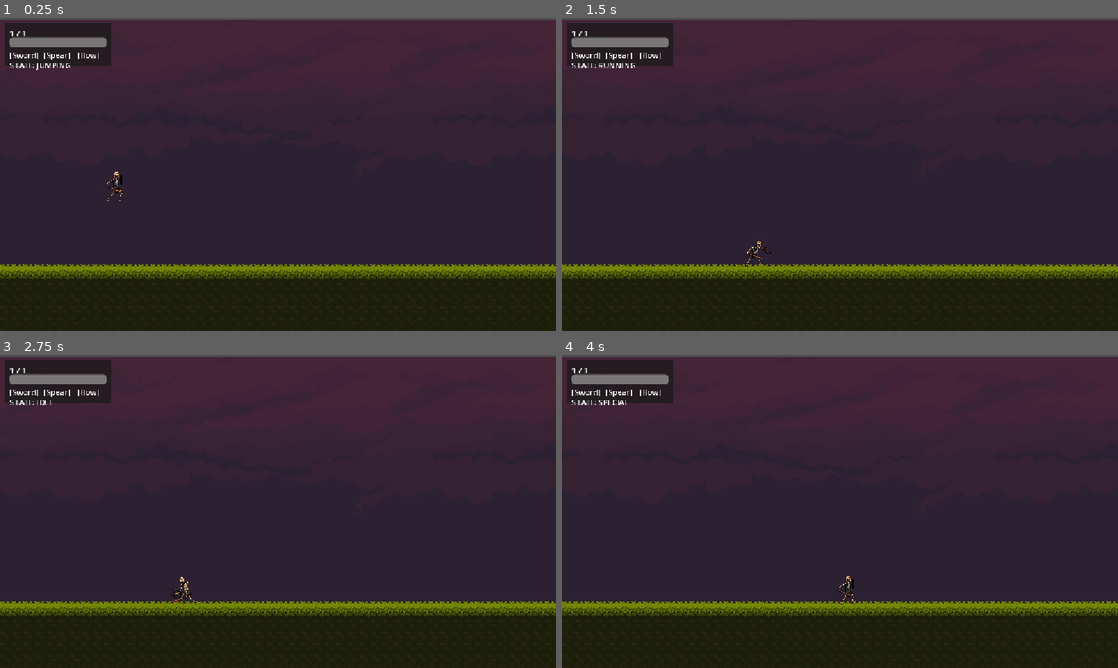
Above: before the commit, frames 1-4 (two rows, left to right).
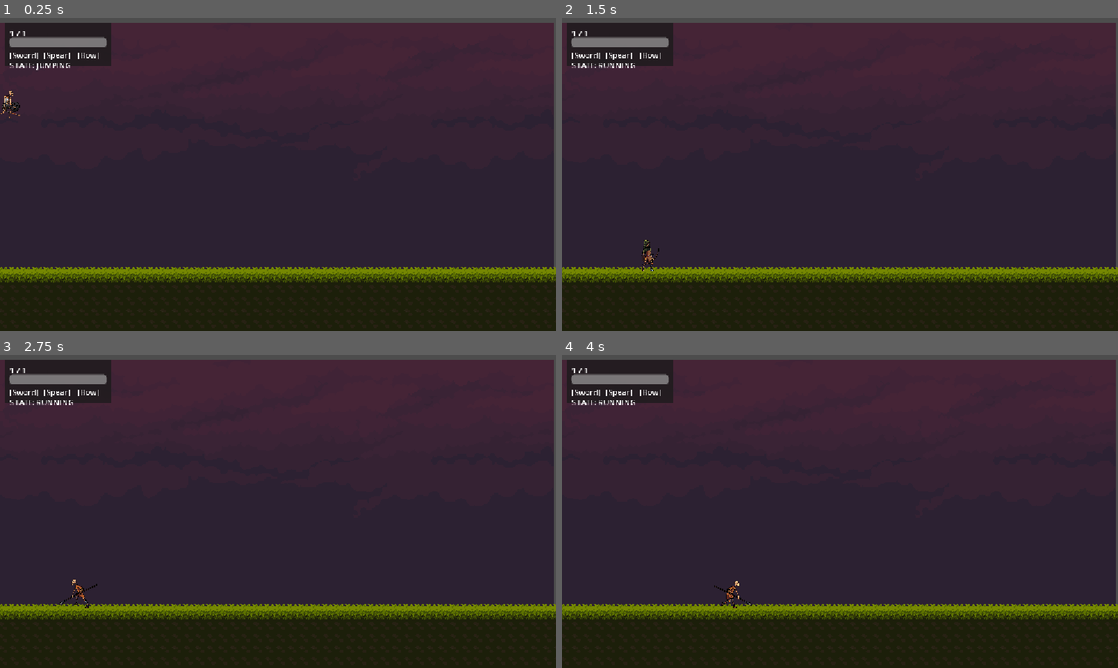
Above: after the commit, the same moments.

Repository: sizzlingsisig/triquetra
Game: Godot game, scene res://main.tscn
Two runs of this game, one before a commit and one after it. Both use one fixed random seed, a clock stepped at 60 frames per second and the inputs below. This scene is started directly instead of the project's main scene.
Inputs (mouse positions are in pixels of both pictures, inside the frame that each line leads up to):
- Up to frame 1 (0.25 s): no input
- Up to frame 2 (1.5 s): tap Enter at 0.5 s; move the mouse to (962, 158) at 0.52 s; hold D (move_right) from 0.53 s (still down); click (962, 158) at 0.6 s; tap Space (jump) at 0.77 s; tap Mouse wheel down (swap_next) at 0.8, 1.35 s; move the mouse to (728, 190) at 1.27 s
- Up to frame 3 (2.75 s): tap Space (jump) at 1.52 s; tap Mouse wheel up (swap_prev) at 1.55, 2.1 s; move the mouse to (333, 442) at 2.02 s; release D (move_right) at 2.03 s; hold A (move_left) from 2.03 s (still down); click (333, 442) at 2.3 s
- Up to frame 4 (4 s): move the mouse to (812, 574) at 2.77 s; release A (move_left) at 2.78 s; hold D (move_right) from 2.78 s (still down); click (812, 574) at 2.85 s; tap Space (jump) at 3.02, 3.77 s; tap Mouse wheel down (swap_next) at 3.05 s; move the mouse to (1006, 558) at 3.52 s; right-click (1006, 558) at 3.6 s; tap Mouse wheel up (swap_prev) at 3.8 s

The runs differ from the first frame. In frame 1, 5.0% of the frame differs, in the area x 0-100%, y 0-85%; in frame 2, 5.0%; in frame 3, 5.1%; in frame 4, 5.1%.

Commit message:
feat: implemented guardian form logic

Diff:
--- a/main.tscn
+++ b/main.tscn
@@ -1,7 +1,7 @@
 [gd_scene format=3 uid="uid://dgvujjtn6cf6l"]
 
 [ext_resource type="PackedScene" uid="uid://bqj6umh3fqhcv" path="res://scenes/background.tscn" id="1_0xm2m"]
-[ext_resource type="PackedScene" uid="uid://cn42nlhfqathn" path="res://scenes/player/player_sword.tscn" id="2_player"]
+[ext_resource type="PackedScene" uid="uid://dejpatrhwmn30" path="res://scenes/player/player.tscn" id="2_player"]
 [ext_resource type="PackedScene" uid="uid://bi8mlgaicsn3m" path="res://scenes/ui/player_state_tracker.tscn" id="3_h2yge"]
 
 [node name="Main" type="Node2D" unique_id=518299312]
@@ -10,7 +10,9 @@
 
 [node name="Player" parent="." unique_id=1971314449 instance=ExtResource("2_player")]
 position = Vector2(237, 324)
-collision_mask = 64
+
+[node name="Camera2D" parent="Player" index="0" unique_id=574430208]
+position = Vector2(343, -7)
 
 [node name="StateTracker" parent="." unique_id=1700420551 instance=ExtResource("3_h2yge")]
 
--- a/project.godot
+++ b/project.godot
@@ -11,7 +11,7 @@
 [application]
 
 config/name="Triquetra"
-run/main_scene="uid://ch63bo6286f7"
+run/main_scene="uid://dgvujjtn6cf6l"
 config/features=PackedStringArray("4.6", "GL Compatibility")
 config/icon="res://icon.svg"
 
--- /dev/null
+++ b/scenes/player/player.tscn
@@ -0,0 +1,23 @@
+[gd_scene format=3 uid="uid://dejpatrhwmn30"]
+
+[ext_resource type="Script" uid="uid://d23y77r042i5u" path="res://scripts/features/player/components/form_manager.gd" id="1_8afob"]
+[ext_resource type="PackedScene" uid="uid://cn42nlhfqathn" path="res://scenes/player/player_sword.tscn" id="2_dovo2"]
+[ext_resource type="PackedScene" uid="uid://cqhsxwgbpcveg" path="res://scenes/player/player_bow.tscn" id="3_gmlin"]
+[ext_resource type="PackedScene" uid="uid://cysudyucfyst1" path="res://scenes/player/player_spear.tscn" id="4_lvxji"]
+
+[node name="Player" type="Node2D" unique_id=1051468559]
+metadata/_edit_group_ = true
+
+[node name="Camera2D" type="Camera2D" parent="." unique_id=574430208]
+
+[node name="FormManager" type="Node" parent="." unique_id=1186792466]
+script = ExtResource("1_8afob")
+
+[node name="PlayerSword" parent="FormManager" unique_id=1075764618 instance=ExtResource("2_dovo2")]
+position = Vector2(25, 150)
+
+[node name="PlayerBow" parent="FormManager" unique_id=930909498 instance=ExtResource("3_gmlin")]
+position = Vector2(25, 150)
+
+[node name="PlayerSpear" parent="FormManager" unique_id=690993522 instance=ExtResource("4_lvxji")]
+position = Vector2(25, 150)
--- a/scenes/player/player_bow.tscn
+++ b/scenes/player/player_bow.tscn
@@ -7,6 +7,7 @@
 [ext_resource type="Texture2D" uid="uid://dd0yw7s8f3ceq" path="res://assets/skeleton_sprites/Skeleton_Archer/Evasion.png" id="5"]
 [ext_resource type="Texture2D" uid="uid://clylgare108j2" path="res://assets/skeleton_sprites/Skeleton_Archer/Dead.png" id="6"]
 [ext_resource type="Script" uid="uid://chxcyy4adxpck" path="res://scripts/features/player/components/player_movement_component.gd" id="17_5eoj4"]
+[ext_resource type="Script" uid="uid://c8ggubokpxwwx" path="res://scripts/features/player/states/state_switching.gd" id="17_jlo4l"]
 [ext_resource type="Script" uid="uid://8714nlvefq3m" path="res://scripts/features/combat/hurtbox.gd" id="hurtbox_script"]
 [ext_resource type="Script" uid="uid://dik05s7cacxg5" path="res://scripts/features/player/components/player_input_buffer.gd" id="input_buffer_script"]
 [ext_resource type="Script" uid="uid://cgroxc0bypajt" path="res://scripts/features/player/player_controller.gd" id="player_controller_script"]
@@ -445,6 +446,7 @@
 [node name="PlayerBow" type="CharacterBody2D" unique_id=930909498]
 collision_mask = 70
 script = ExtResource("player_controller_script")
+form_id = &"Bow"
 
 [node name="Sprite" type="AnimatedSprite2D" parent="." unique_id=1463030910]
 position = Vector2(0, -40)
@@ -455,8 +457,6 @@
 position = Vector2(-2, -5)
 shape = SubResource("shape")
 
-[node name="Camera2D" type="Camera2D" parent="." unique_id=2007774562]
-
 [node name="Hurtbox" type="Area2D" parent="." unique_id=1740479908]
 script = ExtResource("hurtbox_script")
 
@@ -499,5 +499,8 @@
 [node name="StateDead" type="Node" parent="Fsm" unique_id=2000000106]
 script = ExtResource("state_dead_script")
 
+[node name="StateSwitching" type="Node" parent="Fsm" unique_id=953415323]
+script = ExtResource("17_jlo4l")
+
 [node name="MovementComponent" type="Node" parent="." unique_id=425040645]
 script = ExtResource("17_5eoj4")
--- a/scenes/player/player_spear.tscn
+++ b/scenes/player/player_spear.tscn
@@ -8,6 +8,7 @@
 [ext_resource type="Texture2D" uid="uid://dugcp8rbi7ujf" path="res://assets/skeleton_sprites/Skeleton_Spearman/Run+attack.png" id="6"]
 [ext_resource type="Texture2D" uid="uid://cdleugca8v3ft" path="res://assets/skeleton_sprites/Skeleton_Spearman/Dead.png" id="7"]
 [ext_resource type="Script" uid="uid://chxcyy4adxpck" path="res://scripts/features/player/components/player_movement_component.gd" id="18_lkqfd"]
+[ext_resource type="Script" uid="uid://c8ggubokpxwwx" path="res://scripts/features/player/states/state_switching.gd" id="18_w1xjp"]
 [ext_resource type="Script" uid="uid://8714nlvefq3m" path="res://scripts/features/combat/hurtbox.gd" id="hurtbox_script"]
 [ext_resource type="Script" uid="uid://dik05s7cacxg5" path="res://scripts/features/player/components/player_input_buffer.gd" id="input_buffer_script"]
 [ext_resource type="Script" uid="uid://cgroxc0bypajt" path="res://scripts/features/player/player_controller.gd" id="player_controller_script"]
@@ -349,8 +350,6 @@
 position = Vector2(-2, -5)
 shape = SubResource("shape")
 
-[node name="Camera2D" type="Camera2D" parent="." unique_id=19559293]
-
 [node name="Hurtbox" type="Area2D" parent="." unique_id=1094184377]
 script = ExtResource("hurtbox_script")
 
@@ -382,5 +381,8 @@
 [node name="StateDead" type="Node" parent="Fsm" unique_id=2000000206]
 script = ExtResource("state_dead_script")
 
+[node name="StateSwitching" type="Node" parent="Fsm" unique_id=142235769]
+script = ExtResource("18_w1xjp")
+
 [node name="MovementComponent" type="Node" parent="." unique_id=1419744289]
 script = ExtResource("18_lkqfd")
--- a/scenes/player/player_sword.tscn
+++ b/scenes/player/player_sword.tscn
@@ -8,6 +8,7 @@
 [ext_resource type="Texture2D" uid="uid://ccphhm5aljrvf" path="res://assets/skeleton_sprites/Skeleton_Warrior/Protect.png" id="6"]
 [ext_resource type="Texture2D" uid="uid://b263ahh6vp0wi" path="res://assets/skeleton_sprites/Skeleton_Warrior/Dead.png" id="7"]
 [ext_resource type="Texture2D" uid="uid://rr2p3735vmty" path="res://assets/skeleton_sprites/Skeleton_Warrior/Run+attack.png" id="8"]
+[ext_resource type="Script" uid="uid://c8ggubokpxwwx" path="res://scripts/features/player/states/state_switching.gd" id="19_7tmp8"]
 [ext_resource type="Script" uid="uid://chxcyy4adxpck" path="res://scripts/features/player/components/player_movement_component.gd" id="19_luq8i"]
 [ext_resource type="Script" uid="uid://8714nlvefq3m" path="res://scripts/features/combat/hurtbox.gd" id="hurtbox_script"]
 [ext_resource type="Script" uid="uid://dik05s7cacxg5" path="res://scripts/features/player/components/player_input_buffer.gd" id="input_buffer_script"]
@@ -398,5 +399,8 @@
 [node name="StateDead" type="Node" parent="Fsm" unique_id=2000000006]
 script = ExtResource("state_dead_script")
 
+[node name="StateSwitching" type="Node" parent="Fsm" unique_id=1135471170]
+script = ExtResource("19_7tmp8")
+
 [node name="MovementComponent" type="Node" parent="." unique_id=775753059]
 script = ExtResource("19_luq8i")
--- /dev/null
+++ b/scripts/features/player/components/form_manager.gd
@@ -0,0 +1,93 @@
+extends Node
+class_name FormManager
+
+## Emitted when the active player changes after a swap.
+signal active_player_changed(player: PlayerController)
+
+## Single source of truth for form swap ordering.
+const GUARDIAN_FORMS: Array[StringName] = [
+	&"Sword", &"Spear", &"Bow"
+]
+
+var _players: Dictionary = {}  # form_id -> PlayerController
+var _active_player: PlayerController
+var _swap_in_progress: bool = false
+var _initialized: bool = false
+
+func _ready() -> void:
+	# Defer so instanced child scenes exist in the tree before we iterate
+	call_deferred(&"_initialize")
+
+func _initialize() -> void:
+	for child in get_children():
+		if child is PlayerController:
+			_players[child.form_id] = child
+			child.form_manager = self
+			if not _active_player:
+				_active_player = child
+				_enable_player(child)
+				child.enter_idle()
+			else:
+				_disable_player(child)
+	_initialized = true
+
+func swap_to_next(from: PlayerController) -> bool:
+	return _swap(from, 1)
+
+func swap_to_prev(from: PlayerController) -> bool:
+	return _swap(from, -1)
+
+func _swap(from: PlayerController, direction: int) -> bool:
+	if _swap_in_progress or not _initialized:
+		return false
+
+	var current_idx: int = GUARDIAN_FORMS.find(from.form_id)
+	if current_idx == -1:
+		return false
+
+	var _game_manager: Node = get_node("/root/GameManager")
+	var active_count: int = _game_manager.get_active_guardian_count()
+	if active_count < 2:
+		return false
+
+	# Search for next unlocked form, wrapping around
+	for i in range(GUARDIAN_FORMS.size() - 1):
+		var next_idx: int = (current_idx + direction) % GUARDIAN_FORMS.size()
+		if next_idx < 0:
+			next_idx += GUARDIAN_FORMS.size()
+		var next_id: StringName = GUARDIAN_FORMS[next_idx]
+
+		if not _game_manager.is_guardian_locked(next_id):
+			if not _players.has(next_id):
+				push_error("FormManager: _players missing key '%s'. Keys: %s" % [next_id, _players.keys()])
+				return false
+			_swap_in_progress = true
+			_perform_swap(from, _players[next_id])
+			return true
+		current_idx = next_idx
+
+	return false
+
+func _perform_swap(from: PlayerController, to: PlayerController) -> void:
+	# Transfer state
+	to.global_position = from.global_position
+	to.set_facing(from.is_facing_left())
+
+	# Force SWITCHING on new player BEFORE enabling physics (fixes IDLE frame leak)
+	to._fsm.force_state(PlayerRuntimeFsm.PlayerStateNode.SWITCHING, &"form_swap")
+
+	# Toggle players
+	_disable_player(from)
+	_enable_player(to)
+	_active_player = to
+
+	_swap_in_progress = false
+	active_player_changed.emit(to)
+
+func _disable_player(player: PlayerController) -> void:
+	player.process_mode = PROCESS_MODE_DISABLED
+	player.hide()
+
+func _enable_player(player: PlayerController) -> void:
+	player.process_mode = PROCESS_MODE_INHERIT
+	player.show()
--- a/scripts/features/player/components/player_input_buffer.gd
+++ b/scripts/features/player/components/player_input_buffer.gd
@@ -25,7 +25,9 @@
 func _is_command_allowed(command_id: StringName) -> bool:
 	if _player and _player.runtime_fsm:
 		var state: int = _player.runtime_fsm.get_state()
-		if state == PlayerRuntimeFsm.PlayerStateNode.DEAD or state == PlayerRuntimeFsm.PlayerStateNode.STUNNED:
+		if state == PlayerRuntimeFsm.PlayerStateNode.DEAD \
+		or state == PlayerRuntimeFsm.PlayerStateNode.STUNNED \
+		or state == PlayerRuntimeFsm.PlayerStateNode.SWITCHING:
 			return false
 	return true
 
--- a/scripts/features/player/player_controller.gd
+++ b/scripts/features/player/player_controller.gd
@@ -21,6 +21,7 @@
 var _facing: Vector2 = Vector2.RIGHT
 var _stats: Stats
 var _invulnerable_remaining: float = 1.0
+var form_manager: FormManager
 
 var _facing_left: bool = false
 
@@ -202,11 +203,26 @@
 	return false
 
 func swap_to_next_form() -> void:
-	if _fsm and (_fsm.get_state() == PlayerRuntimeFsm.PlayerStateNode.DEAD or _fsm.get_state() == PlayerRuntimeFsm.PlayerStateNode.STUNNED):
+	if _is_game_over_state() or not form_manager:
 		return
-	push_warning("swap_to_next_form() called but form swapping is not yet implemented")
+	form_manager.swap_to_next(self)
 
 func swap_to_prev_form() -> void:
-	if _fsm and (_fsm.get_state() == PlayerRuntimeFsm.PlayerStateNode.DEAD or _fsm.get_state() == PlayerRuntimeFsm.PlayerStateNode.STUNNED):
+	if _is_game_over_state() or not form_manager:
 		return
-	push_warning("swap_to_prev_form() called but form swapping is not yet implemented")
+	form_manager.swap_to_prev(self)
+
+func enter_idle() -> void:
+	if _fsm:
+		_fsm._state = PlayerRuntimeFsm.PlayerStateNode.IDLE
+		var idle_state: PlayerStateNode = _fsm._states.get(PlayerRuntimeFsm.PlayerStateNode.IDLE)
+		if idle_state:
+			idle_state.enter(-1)
+
+func is_facing_left() -> bool:
+	return _facing_left
+
+func set_facing(left: bool) -> void:
+	_facing_left = left
+	if _sprite:
+		_sprite.flip_h = left
--- a/scripts/features/player/player_fsm.gd
+++ b/scripts/features/player/player_fsm.gd
@@ -88,7 +88,7 @@
 
 func _resolve_next_state() -> int:
 	match _state:
-		PlayerStateNode.ATTACKING, PlayerStateNode.SPECIAL, PlayerStateNode.JUMPING, PlayerStateNode.STUNNED, PlayerStateNode.DEAD:
+		PlayerStateNode.ATTACKING, PlayerStateNode.SPECIAL, PlayerStateNode.JUMPING, PlayerStateNode.STUNNED, PlayerStateNode.DEAD, PlayerStateNode.SWITCHING:
 			return _state
 	if not _controller.is_on_floor():
 		return PlayerStateNode.JUMPING
--- /dev/null
+++ b/scripts/features/player/states/state_switching.gd
@@ -0,0 +1,21 @@
+class_name StateSwitching
+extends PlayerStateNode
+
+const Fsm = preload("res://scripts/features/player/player_fsm.gd")
+
+func _ready() -> void:
+	state_id = Fsm.PlayerStateNode.SWITCHING
+
+func enter(_prev: int) -> void:
+	_controller.play_animation("idle")
+
+func can_accept_command(_cmd: StringName) -> bool:
+	return false  # All commands blocked during swap
+
+func handle_action(_cmd: StringName) -> bool:
+	return false  # No actions during swap
+
+func physics_update(_delta: float) -> void:
+	_controller.velocity = Vector2.ZERO  # Brief frozen moment
+	# Auto-exit to IDLE — the swap is complete, enable normal gameplay
+	_fsm.force_state(Fsm.PlayerStateNode.IDLE, &"form_swap_complete")
--- a/scripts/features/ui/player_state_tracker.gd
+++ b/scripts/features/ui/player_state_tracker.gd
@@ -38,6 +38,12 @@
 	_game_manager = get_node_or_null("/root/GameManager")
 
 	setup(_player, _game_manager)
+
+	# Connect to FormManager for swap reconnection
+	var form_manager: FormManager = get_node_or_null("/root/Main/Player/FormManager")
+	if form_manager:
+		form_manager.active_player_changed.connect(_on_active_player_changed)
+
 	_setup_done = true
 
 func setup(player: PlayerController, game_manager: Node) -> void:
@@ -60,6 +66,20 @@
 		if not _game_manager.guardian_pool_changed.is_connected(_on_guardian_pool_changed):
 			_game_manager.guardian_pool_changed.connect(_on_guardian_pool_changed)
 
+	_refresh_all()
+
+func _on_active_player_changed(player: PlayerController) -> void:
+	# Disconnect old FSM
+	if _player:
+		var old_fsm: PlayerRuntimeFsm = _player.runtime_fsm as PlayerRuntimeFsm
+		if old_fsm and old_fsm.state_changed.is_connected(_on_state_changed):
+			old_fsm.state_changed.disconnect(_on_state_changed)
+
+	# Connect new player
+	_player = player
+	var new_fsm: PlayerRuntimeFsm = _player.runtime_fsm as PlayerRuntimeFsm
+	if new_fsm and not new_fsm.state_changed.is_connected(_on_state_changed):
+		new_fsm.state_changed.connect(_on_state_changed)
 	_refresh_all()
 
 func _on_health_changed(new_health: int, max_health: int) -> void:
Not shown, added: scripts/features/player/components/form_manager.gd.uid
Not shown, added: scripts/features/player/states/state_switching.gd.uid
